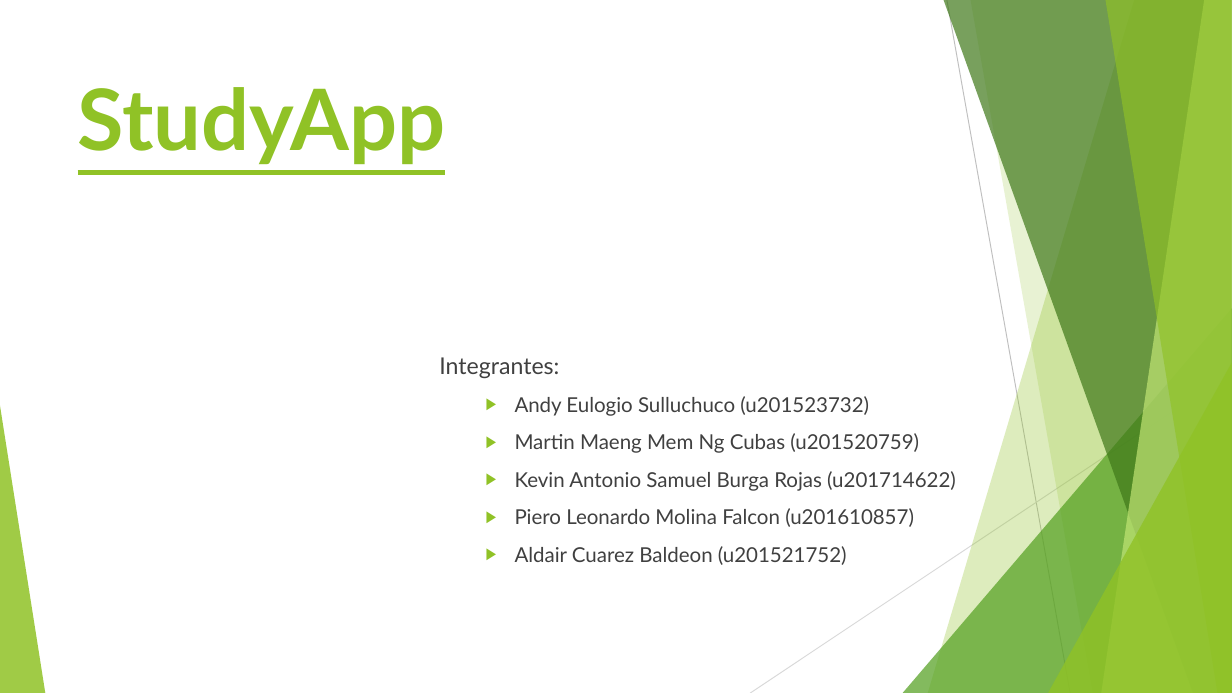
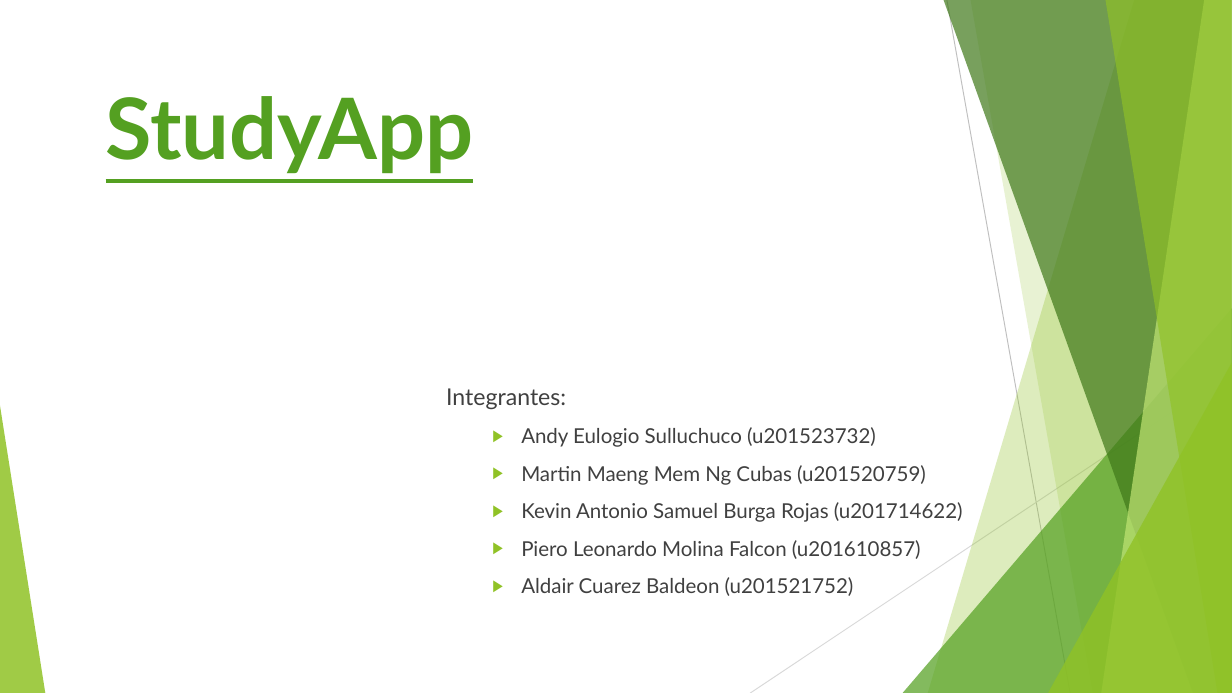
Before and after one commit to MartinMaengMen/StudyApp, a slide deck: slide 1 of documentacion/StudyApp.pptx. Drawn at 1232x693 pixels with LibreOffice and Linux fonts; fonts in the diff are those of the drawing. Boxes give left, top, right and bottom in pixels: in the first picture for what was removed or moved away, otherwise in the second. Text is boxed around its words. In the diff, an @@ line names an element or a change of style, - is before the commit and + after.

```diff
--- a/documentacion/StudyApp.pptx
+++ b/documentacion/StudyApp.pptx
@@ title "StudyApp": place and size @@
-title "StudyApp" at [78,87,446,165]
+title "StudyApp" at [106,96,474,174]
@@ title "StudyApp" at [106,96,474,174]: text colour #90C226 to #54A021 @@
@@ text "Integrantes:": place and size @@
-text "Integrantes:" at [439,357,956,565]
+text "Integrantes:" at [446,388,963,596]
```
Also in this commit, not shown: 3 other slides changed, 3 slides added.
